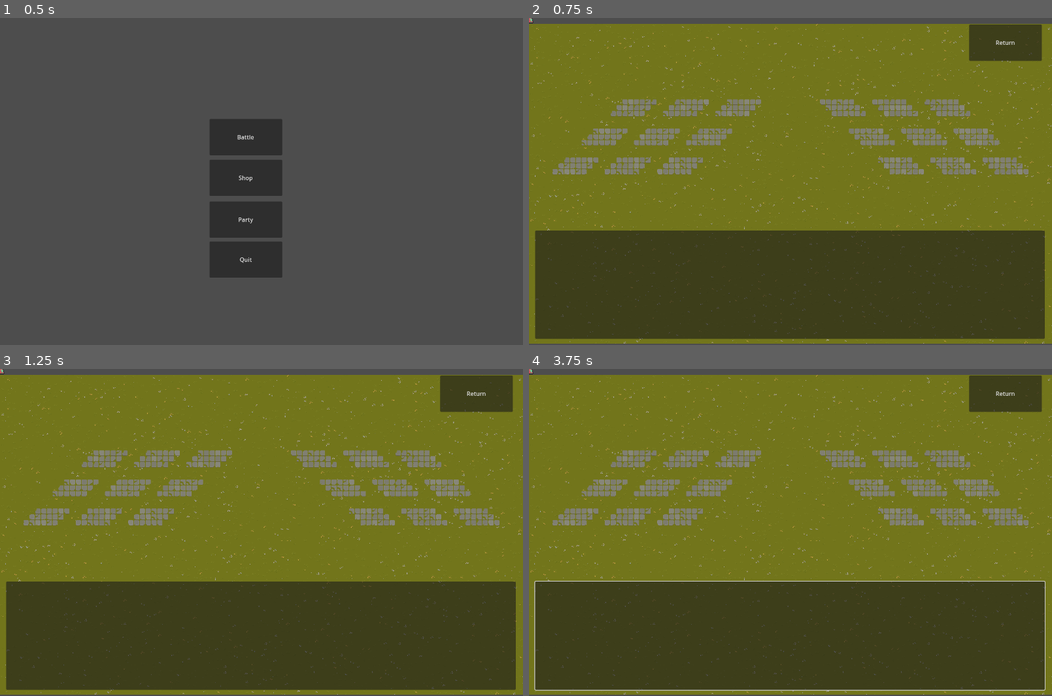
Above: before the commit, frames 1-4 (two rows, left to right).
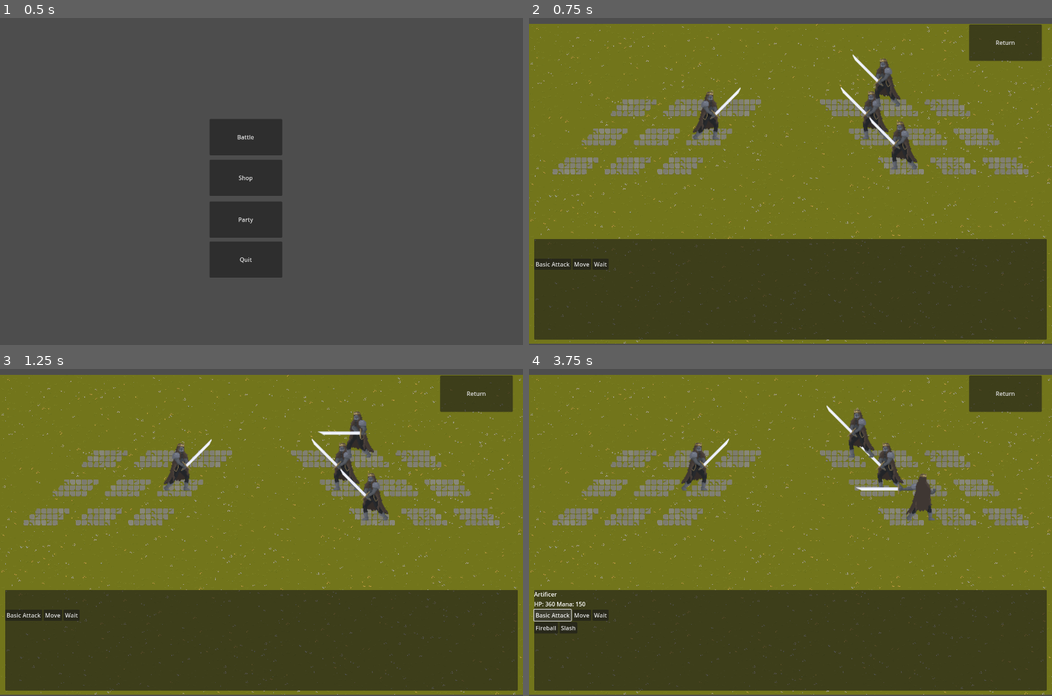
Above: after the commit, the same moments.

Repository: Pandaman1441/TB
Game: Godot game, scene res://main.tscn
Same seed, same stepped clock (60 frames per second), same inputs: the game is played once before the commit and once after it.
Inputs (mouse positions are in pixels of both pictures, inside the frame that each line leads up to):
- Up to frame 1 (0.5 s): no input
- Up to frame 2 (0.75 s): click "Battle" at 0.5 s
- Up to frame 3 (1.25 s): no input
- Up to frame 4 (3.75 s): click (555, 614) at 1.25 s, where only the run after the commit has a clickable "Basic Attack"; click (581, 614) at 2 s, where only the run after the commit has a clickable "Move"; click (602, 614) at 2.75 s, where only the run after the commit has a clickable "Wait"; click (555, 614) at 3.5 s, where only the run after the commit has a clickable "Basic Attack"

Frame 1 is identical in both runs. In frame 2, 4.8% of the frame differs, in the area x 0-99%, y 0-99%; in frame 3, 4.8%; in frame 4, 5.5%.

Commit message:
new placeholder for entities, basic hud. battle auto starts

Diff:
--- a/Classes/Actors/Allies/artificer.tscn
+++ b/Classes/Actors/Allies/artificer.tscn
@@ -1,11 +1,22 @@
-[gd_scene load_steps=4 format=3 uid="uid://d05a82gggsiat"]
+[gd_scene load_steps=8 format=3 uid="uid://d05a82gggsiat"]
 
 [ext_resource type="PackedScene" uid="uid://df5ipulimlhxb" path="res://Classes/Base Files/archetype.tscn" id="1_umfvf"]
 [ext_resource type="Script" uid="uid://dfbsh8stsaxyw" path="res://Classes/Archetypes/Allies/artificer.gd" id="2_q7h26"]
 [ext_resource type="Resource" uid="uid://ddx3ggd6yf223" path="res://Classes/Stats/Allies/artificer.tres" id="3_81i6s"]
+[ext_resource type="Script" uid="uid://cfha302j5xcmi" path="res://Classes/Skills/skill.gd" id="4_gejp6"]
+[ext_resource type="Texture2D" uid="uid://3dcqiuenp5c6" path="res://Assets/class_icons/R.png" id="4_wpslw"]
+[ext_resource type="Resource" uid="uid://cccigo8h1l118" path="res://Classes/Skills/fireball.tres" id="5_16rjp"]
+[ext_resource type="Resource" uid="uid://cnqjjt7s3wlv" path="res://Classes/Skills/slash.tres" id="6_b6aox"]
 
 [node name="artificer" instance=ExtResource("1_umfvf")]
 script = ExtResource("2_q7h26")
 stats = ExtResource("3_81i6s")
-skills_defs = null
-inititive = null
+skills_defs = Array[ExtResource("4_gejp6")]([ExtResource("5_16rjp"), ExtResource("6_b6aox")])
+party_member = true
+
+[node name="AnimatedSprite2D" parent="." index="0"]
+frame_progress = 0.0
+
+[node name="Sprite2D" parent="." index="1"]
+texture = ExtResource("4_wpslw")
+flip_h = true
--- a/Classes/Actors/Allies/assassin.tscn
+++ b/Classes/Actors/Allies/assassin.tscn
@@ -7,3 +7,7 @@
 [node name="assassin" instance=ExtResource("1_l305p")]
 script = ExtResource("2_vo1hu")
 stats = ExtResource("3_8h5iy")
+party_member = true
+
+[node name="AnimatedSprite2D" parent="." index="0"]
+frame_progress = 0.0
--- a/Classes/Actors/Allies/mercenary.tscn
+++ b/Classes/Actors/Allies/mercenary.tscn
@@ -1,9 +1,10 @@
 [gd_scene load_steps=4 format=3 uid="uid://qxqqnatwlack"]
 
-[ext_resource type="PackedScene" uid="uid://us1v05t3l5yn" path="res://Classes/Assets/archetype.tscn" id="1_bpkpw"]
+[ext_resource type="PackedScene" uid="uid://df5ipulimlhxb" path="res://Classes/Base Files/archetype.tscn" id="1_bpkpw"]
 [ext_resource type="Script" uid="uid://bkxandhne31j4" path="res://Classes/Archetypes/Allies/mercenary.gd" id="2_t5w8v"]
-[ext_resource type="Resource" uid="uid://dw40mgry3an3t" path="res://Classes/Base Stats/Allies/mercenary.tres" id="3_4x7ve"]
+[ext_resource type="Resource" uid="uid://dw40mgry3an3t" path="res://Classes/Stats/Allies/mercenary.tres" id="3_4x7ve"]
 
 [node name="mercenary" instance=ExtResource("1_bpkpw")]
 script = ExtResource("2_t5w8v")
 stats = ExtResource("3_4x7ve")
+party_member = true
--- a/Classes/Actors/Enemies/goblin.tscn
+++ b/Classes/Actors/Enemies/goblin.tscn
@@ -118,5 +118,9 @@
 script = SubResource("GDScript_7o8xw")
 stats = SubResource("Resource_jxa6p")
 
-[node name="Sprite2D" parent="." index="0"]
+[node name="AnimatedSprite2D" parent="." index="0"]
+frame_progress = 0.0
+
+[node name="Sprite2D" parent="." index="1"]
 texture = ExtResource("5_pw6xj")
+flip_h = true
--- a/Classes/Base Files/archetype.gd
+++ b/Classes/Base Files/archetype.gd
@@ -11,6 +11,8 @@
 @export var skills_defs: Array[Skill] = []
 @export var party_member: bool = false
 @export var inititive: int = 0
+@onready var animations: AnimatedSprite2D = $AnimatedSprite2D
+@export var c_name: String = ''
 
 
 var hp: int
@@ -27,18 +29,21 @@
 func initialize() -> void:
 	hp = stats.hp.current
 	ap = 0
+	animations.play('idle')
+	if not party_member:
+		animations.flip_h = true
 	for def in skills_defs:
 		skill_states.append(Skill_Instance.new(def))
 
 func is_alive() -> bool:
 	return hp > 0
 
-func play_turn(target: Array[Archetype], action) -> void:
+func play_turn(target: Array[Archetype], action):
 	emit_signal('turn_started', self)
 	ap = 2
 	basic_attack(target[0])
 	#action.execute(self, target)
-	await get_tree().create_timer(1.0); 'timeout'
+	await get_tree().create_timer(1.0).timeout
 
 func end_turn() -> void:
 	ap = 0
@@ -55,7 +60,7 @@
 	if hp <= 0:
 		emit_signal('died', self)
 
-func get_required_xp(level):
+func get_required_xp(next_level: int):
 	var value = 5 # do math here
 	return value
 
@@ -78,7 +83,11 @@
 func basic_attack(target: Archetype):
 	var pct = Calc_Hc.hit_chance(self, target)
 	if Calc_Hc.roll_hit(pct):
+		animations.position = Vector2(40,0)
+		animations.play('attack')
+		await animations.animation_finished
 		target.apply_damage(stats.pp.current)
+	animations.play('idle')
 
 func move():
 	pass
--- a/Classes/Base Files/archetype.tscn
+++ b/Classes/Base Files/archetype.tscn
@@ -1,18 +1,216 @@
-[gd_scene load_steps=4 format=3 uid="uid://df5ipulimlhxb"]
+[gd_scene load_steps=33 format=3 uid="uid://df5ipulimlhxb"]
 
 [ext_resource type="Script" uid="uid://dicgxs8ljdyxh" path="res://Classes/Base Files/archetype.gd" id="1_nylwg"]
 [ext_resource type="Script" uid="uid://cpvnvjmumhe8t" path="res://Classes/Stats/starting_stats.gd" id="2_762hp"]
+[ext_resource type="Texture2D" uid="uid://bsxkli7khahic" path="res://Assets/item_icons/placeholder.png" id="3_op5mf"]
+[ext_resource type="Texture2D" uid="uid://cs8gi0wc0acem" path="res://Assets/class_icons/knight/hooded knight attack.png" id="4_8iq68"]
+[ext_resource type="Texture2D" uid="uid://vdeef1uv2i1" path="res://Assets/class_icons/knight/hooded knight idle.png" id="4_g4qwq"]
 
 [sub_resource type="Resource" id="Resource_op5mf"]
 script = ExtResource("2_762hp")
 class_type = "Class type"
 metadata/_custom_type_script = "uid://cpvnvjmumhe8t"
 
+[sub_resource type="AtlasTexture" id="AtlasTexture_nqt6p"]
+atlas = ExtResource("4_8iq68")
+region = Rect2(0, 0, 180, 100)
+
+[sub_resource type="AtlasTexture" id="AtlasTexture_gmblx"]
+atlas = ExtResource("4_8iq68")
+region = Rect2(180, 0, 180, 100)
+
+[sub_resource type="AtlasTexture" id="AtlasTexture_l6l4u"]
+atlas = ExtResource("4_8iq68")
+region = Rect2(360, 0, 180, 100)
+
+[sub_resource type="AtlasTexture" id="AtlasTexture_k13q0"]
+atlas = ExtResource("4_8iq68")
+region = Rect2(540, 0, 180, 100)
+
+[sub_resource type="AtlasTexture" id="AtlasTexture_7tal7"]
+atlas = ExtResource("4_8iq68")
+region = Rect2(720, 0, 180, 100)
+
+[sub_resource type="AtlasTexture" id="AtlasTexture_dyfhk"]
+atlas = ExtResource("4_8iq68")
+region = Rect2(900, 0, 180, 100)
+
+[sub_resource type="AtlasTexture" id="AtlasTexture_xcxa6"]
+atlas = ExtResource("4_8iq68")
+region = Rect2(1080, 0, 180, 100)
+
+[sub_resource type="AtlasTexture" id="AtlasTexture_bmgk1"]
+atlas = ExtResource("4_8iq68")
+region = Rect2(1260, 0, 180, 100)
+
+[sub_resource type="AtlasTexture" id="AtlasTexture_y6kxh"]
+atlas = ExtResource("4_8iq68")
+region = Rect2(1440, 0, 180, 100)
+
+[sub_resource type="AtlasTexture" id="AtlasTexture_yt3s5"]
+atlas = ExtResource("4_8iq68")
+region = Rect2(1620, 0, 180, 100)
+
+[sub_resource type="AtlasTexture" id="AtlasTexture_pxe33"]
+atlas = ExtResource("4_8iq68")
+region = Rect2(1800, 0, 180, 100)
+
+[sub_resource type="AtlasTexture" id="AtlasTexture_mhqty"]
+atlas = ExtResource("4_8iq68")
+region = Rect2(1980, 0, 180, 100)
+
+[sub_resource type="AtlasTexture" id="AtlasTexture_gcr77"]
+atlas = ExtResource("4_8iq68")
+region = Rect2(2160, 0, 180, 100)
+
+[sub_resource type="AtlasTexture" id="AtlasTexture_gskc5"]
+atlas = ExtResource("4_8iq68")
+region = Rect2(2340, 0, 180, 100)
+
+[sub_resource type="AtlasTexture" id="AtlasTexture_o8sqt"]
+atlas = ExtResource("4_8iq68")
+region = Rect2(2520, 0, 180, 100)
+
+[sub_resource type="AtlasTexture" id="AtlasTexture_k8rd0"]
+atlas = ExtResource("4_8iq68")
+region = Rect2(2700, 0, 180, 100)
+
+[sub_resource type="AtlasTexture" id="AtlasTexture_of33t"]
+atlas = ExtResource("4_8iq68")
+region = Rect2(2880, 0, 180, 100)
+
+[sub_resource type="AtlasTexture" id="AtlasTexture_8iq68"]
+atlas = ExtResource("4_g4qwq")
+region = Rect2(0, 0, 100, 100)
+
+[sub_resource type="AtlasTexture" id="AtlasTexture_cbyyq"]
+atlas = ExtResource("4_g4qwq")
+region = Rect2(100, 0, 100, 100)
+
+[sub_resource type="AtlasTexture" id="AtlasTexture_c385b"]
+atlas = ExtResource("4_g4qwq")
+region = Rect2(200, 0, 100, 100)
+
+[sub_resource type="AtlasTexture" id="AtlasTexture_4675a"]
+atlas = ExtResource("4_g4qwq")
+region = Rect2(300, 0, 100, 100)
+
+[sub_resource type="AtlasTexture" id="AtlasTexture_kk3ad"]
+atlas = ExtResource("4_g4qwq")
+region = Rect2(400, 0, 100, 100)
+
+[sub_resource type="AtlasTexture" id="AtlasTexture_yevgx"]
+atlas = ExtResource("4_g4qwq")
+region = Rect2(500, 0, 100, 100)
+
+[sub_resource type="AtlasTexture" id="AtlasTexture_p5cfq"]
+atlas = ExtResource("4_g4qwq")
+region = Rect2(600, 0, 100, 100)
+
+[sub_resource type="AtlasTexture" id="AtlasTexture_6rcv6"]
+atlas = ExtResource("4_g4qwq")
+region = Rect2(700, 0, 100, 100)
+
+[sub_resource type="SpriteFrames" id="SpriteFrames_nqt6p"]
+animations = [{
+"frames": [{
+"duration": 1.0,
+"texture": SubResource("AtlasTexture_nqt6p")
+}, {
+"duration": 1.0,
+"texture": SubResource("AtlasTexture_gmblx")
+}, {
+"duration": 1.0,
+"texture": SubResource("AtlasTexture_l6l4u")
+}, {
+"duration": 1.0,
+"texture": SubResource("AtlasTexture_k13q0")
+}, {
+"duration": 1.0,
+"texture": SubResource("AtlasTexture_7tal7")
+}, {
+"duration": 1.0,
+"texture": SubResource("AtlasTexture_dyfhk")
+}, {
+"duration": 1.0,
+"texture": SubResource("AtlasTexture_xcxa6")
+}, {
+"duration": 1.0,
+"texture": SubResource("AtlasTexture_bmgk1")
+}, {
+"duration": 1.0,
+"texture": SubResource("AtlasTexture_y6kxh")
+}, {
+"duration": 1.0,
+"texture": SubResource("AtlasTexture_yt3s5")
+}, {
+"duration": 1.0,
+"texture": SubResource("AtlasTexture_pxe33")
+}, {
+"duration": 1.0,
+"texture": SubResource("AtlasTexture_mhqty")
+}, {
+"duration": 1.0,
+"texture": SubResource("AtlasTexture_gcr77")
+}, {
+"duration": 1.0,
+"texture": SubResource("AtlasTexture_gskc5")
+}, {
+"duration": 1.0,
+"texture": SubResource("AtlasTexture_o8sqt")
+}, {
+"duration": 1.0,
+"texture": SubResource("AtlasTexture_k8rd0")
+}, {
+"duration": 1.0,
+"texture": SubResource("AtlasTexture_of33t")
+}],
+"loop": false,
+"name": &"attack",
+"speed": 10.0
+}, {
+"frames": [{
+"duration": 1.0,
+"texture": SubResource("AtlasTexture_8iq68")
+}, {
+"duration": 1.0,
+"texture": SubResource("AtlasTexture_cbyyq")
+}, {
+"duration": 1.0,
+"texture": SubResource("AtlasTexture_c385b")
+}, {
+"duration": 1.0,
+"texture": SubResource("AtlasTexture_4675a")
+}, {
+"duration": 1.0,
+"texture": SubResource("AtlasTexture_kk3ad")
+}, {
+"duration": 1.0,
+"texture": SubResource("AtlasTexture_yevgx")
+}, {
+"duration": 1.0,
+"texture": SubResource("AtlasTexture_p5cfq")
+}, {
+"duration": 1.0,
+"texture": SubResource("AtlasTexture_6rcv6")
+}],
+"loop": true,
+"name": &"idle",
+"speed": 6.0
+}]
+
 [node name="Archetype" type="Node2D"]
 script = ExtResource("1_nylwg")
 stats = SubResource("Resource_op5mf")
 
+[node name="AnimatedSprite2D" type="AnimatedSprite2D" parent="."]
+scale = Vector2(1.75, 1.75)
+sprite_frames = SubResource("SpriteFrames_nqt6p")
+animation = &"attack"
+
 [node name="Sprite2D" type="Sprite2D" parent="."]
+visible = false
+texture = ExtResource("3_op5mf")
 
 [node name="Control" type="Control" parent="."]
 layout_mode = 3
--- a/Classes/Skills/skill_instance.gd
+++ b/Classes/Skills/skill_instance.gd
@@ -12,6 +12,6 @@
 	return user.stats.resource.current >= def.mana_cost and current_cooldown == 0
 
 func use(user: Archetype, target: Archetype):
-	user.stats.resource.current - def.mana_cost
+	user.stats.resource.current -= def.mana_cost
 	def.effect.execute(user,target)
 	current_cooldown = def.cooldown
--- a/Classes/Stats/Allies/mercenary.tres
+++ b/Classes/Stats/Allies/mercenary.tres
@@ -1,8 +1,8 @@
 [gd_resource type="Resource" script_class="StartingStats" load_steps=15 format=3 uid="uid://dw40mgry3an3t"]
 
-[ext_resource type="Script" uid="uid://blkdsvov2qb3j" path="res://Classes/Assets/stat.gd" id="1_hjeap"]
-[ext_resource type="Script" uid="uid://cfsam6xb235qy" path="res://Classes/Assets/statF.gd" id="2_nr6v2"]
-[ext_resource type="Script" uid="uid://cpvnvjmumhe8t" path="res://Classes/Base Stats/starting_stats.gd" id="3_yy537"]
+[ext_resource type="Script" uid="uid://blkdsvov2qb3j" path="res://Classes/Base Files/stat.gd" id="1_hjeap"]
+[ext_resource type="Script" uid="uid://cfsam6xb235qy" path="res://Classes/Base Files/statF.gd" id="2_nr6v2"]
+[ext_resource type="Script" uid="uid://cpvnvjmumhe8t" path="res://Classes/Stats/starting_stats.gd" id="3_yy537"]
 
 [sub_resource type="Resource" id="Resource_4e1o1"]
 script = ExtResource("1_hjeap")
--- a/Combat/Actions/deal_damage.gd
+++ b/Combat/Actions/deal_damage.gd
@@ -4,7 +4,7 @@
 class_name Deal_Damage
 
 @export var base_damage : int
-@export var range: int
+@export var target_range: int
 @export var radius: int
 @export var target_type: String
 @export var position: Vector2
@@ -20,7 +20,7 @@
 	pass
 
 func get_preview(user: Archetype, target: Archetype):
-	var out
+	var out: Dictionary
 	if uses_hit_check:
 		out['hit_chance'] = Calc_Hc.hit_chance(user,target)
 	return out
--- a/Combat/turn_queue.gd
+++ b/Combat/turn_queue.gd
@@ -9,7 +9,6 @@
 func initialize() -> void:
 	battlers.clear()
 	get_battlers()
-
 	for battler in battlers:
 		battler.initialize()
 		battler.roll_inititive()
@@ -17,12 +16,17 @@
 	idx = 0
 	active_character = battlers[idx]
 
+	# print turn order
+	#for battler in  battlers:
+		#var text = '{0}: {1}'.format([battler.c_name, battler.inititive])
+		#print(text)
+
 func sort_order(a : Archetype, b : Archetype) -> bool:
 	# compare two character's inititive rolls
 	return a.inititive > b.inititive
 
 func play_turn(target : Array[Archetype], action: String):
-	await active_character.play_turn(target,action); 'completed'
+	await active_character.play_turn(target,action)
 	idx = (idx + 1) % battlers.size()
 	active_character = battlers[idx]
 
--- a/Screens/battle.tscn
+++ b/Screens/battle.tscn
@@ -3,7 +3,7 @@
 [ext_resource type="Script" uid="uid://djne75hraxpj1" path="res://Screens/scripts/battle.gd" id="1_w7k78"]
 [ext_resource type="Script" uid="uid://bmbcbxtaedqss" path="res://Combat/turn_queue.gd" id="3_dphil"]
 [ext_resource type="PackedScene" uid="uid://dx02jry4qf6y7" path="res://Classes/Actors/Enemies/goblin.tscn" id="4_4myx4"]
-[ext_resource type="Script" uid="uid://cfha302j5xcmi" path="res://Classes/Skills/skill.gd" id="5_djahj"]
+[ext_resource type="Script" uid="uid://dpd4exhhwbup3" path="res://Screens/battle_hud.gd" id="5_4myx4"]
 [ext_resource type="PackedScene" uid="uid://d05a82gggsiat" path="res://Classes/Actors/Allies/artificer.tscn" id="5_lvpb0"]
 [ext_resource type="TileSet" uid="uid://cmg8247ji70n1" path="res://Assets/Texture/Extra/battle.tres" id="6_4myx4"]
 
@@ -25,37 +25,89 @@
 text = "Return"
 
 [node name="TurnQueue" type="Node2D" parent="."]
+position = Vector2(4, 3)
 script = ExtResource("3_dphil")
 metadata/_custom_type_script = "uid://bmbcbxtaedqss"
 
 [node name="goblin" parent="TurnQueue" instance=ExtResource("4_4myx4")]
+position = Vector2(921, 259)
+c_name = "goblin1"
 
 [node name="goblin2" parent="TurnQueue" instance=ExtResource("4_4myx4")]
+position = Vector2(842, 169)
+c_name = "goblin2"
 
 [node name="artificer" parent="TurnQueue" instance=ExtResource("5_lvpb0")]
-skills_defs = Array[ExtResource("5_djahj")]([])
-inititive = 0
+position = Vector2(512, 260)
+c_name = "Artificer"
+
+[node name="goblin3" parent="TurnQueue" instance=ExtResource("4_4myx4")]
+position = Vector2(1000, 342)
+c_name = "goblin3"
 
 [node name="CanvasLayer" type="CanvasLayer" parent="."]
 
-[node name="ItemList" type="ItemList" parent="CanvasLayer"]
-offset_left = 17.0
-offset_top = 585.0
-offset_right = 1420.0
-offset_bottom = 883.0
+[node name="BattleHUD" type="Control" parent="CanvasLayer"]
+layout_mode = 3
+anchors_preset = 0
+offset_right = 40.0
+offset_bottom = 40.0
+script = ExtResource("5_4myx4")
+
+[node name="Panel" type="Panel" parent="CanvasLayer/BattleHUD"]
+layout_mode = 0
+offset_left = 14.0
+offset_top = 608.0
+offset_right = 1426.0
+offset_bottom = 885.0
+
+[node name="Info" type="VBoxContainer" parent="CanvasLayer/BattleHUD/Panel"]
+layout_mode = 0
+offset_right = 40.0
+offset_bottom = 40.0
+
+[node name="CharName" type="Label" parent="CanvasLayer/BattleHUD/Panel/Info"]
+layout_mode = 2
+
+[node name="Resources" type="HBoxContainer" parent="CanvasLayer/BattleHUD/Panel/Info"]
+layout_mode = 2
+
+[node name="HP" type="Label" parent="CanvasLayer/BattleHUD/Panel/Info/Resources"]
+layout_mode = 2
+
+[node name="Mana" type="Label" parent="CanvasLayer/BattleHUD/Panel/Info/Resources"]
+layout_mode = 2
+
+[node name="BasicActions" type="HBoxContainer" parent="CanvasLayer/BattleHUD/Panel/Info"]
+layout_mode = 2
+
+[node name="BasicAttack" type="Button" parent="CanvasLayer/BattleHUD/Panel/Info/BasicActions"]
+layout_mode = 2
+text = "Basic Attack"
+
+[node name="Move" type="Button" parent="CanvasLayer/BattleHUD/Panel/Info/BasicActions"]
+layout_mode = 2
+text = "Move"
+
+[node name="Wait" type="Button" parent="CanvasLayer/BattleHUD/Panel/Info/BasicActions"]
+layout_mode = 2
+text = "Wait"
+
+[node name="Skills" type="HBoxContainer" parent="CanvasLayer/BattleHUD/Panel/Info"]
+layout_mode = 2
 
 [node name="Layer0" type="TileMapLayer" parent="."]
-z_index = -1
+z_index = -10
 use_parent_material = true
 tile_map_data = PackedByteArray("AAADAAYAAAAFAAYAAAAEAAYAAAAGAAYAAAAEAAcAAAAAAAcAAAAFAAcAAAANAAUAAAAFAAgAAAALAAMAAAAFAA …(79120 unchanged characters)…
 tile_set = ExtResource("6_4myx4")
 rendering_quadrant_size = 32
-
-[node name="Marker2D" type="Marker2D" parent="Layer0"]
-position = Vector2(41, 44)
+metadata/_edit_lock_ = true
 
 [node name="TileMapLayer" type="TileMapLayer" parent="."]
+z_index = -5
 tile_map_data = PackedByteArray("AAAHABoAAAACAAoAAAAIABkAAAABAA0AAAAIABoAAAADAAsAAAAJABgAAAAAAAoAAAAJABkAAAABAAkAAAAJAB …(5104 unchanged characters)…
 tile_set = ExtResource("6_4myx4")
+metadata/_edit_lock_ = true
 
 [connection signal="pressed" from="Return" to="." method="_on_return_pressed"]
--- /dev/null
+++ b/Screens/battle_hud.gd
@@ -0,0 +1,59 @@
+extends Control
+
+
+class_name BattleHUD
+
+signal select_basic_attack
+signal select_move
+signal select_wait
+signal select_skill(idx: int)
+
+@onready var name_label : Label = $Panel/Info/CharName
+@onready var hp_label : Label = $Panel/Info/Resources/HP
+@onready var mana_label : Label = $Panel/Info/Resources/Mana
+@onready var attack_btn : Button = $Panel/Info/BasicActions/BasicAttack
+@onready var move_btn : Button = $Panel/Info/BasicActions/Move
+@onready var wait_btn : Button = $Panel/Info/BasicActions/Wait
+@onready var skills_box : HBoxContainer = $Panel/Info/Skills
+
+var active : Archetype = null
+
+func _ready() -> void:
+	attack_btn.pressed.connect(func(): emit_signal('select_basic_attack'))
+	move_btn.pressed.connect(func(): emit_signal('select_move'))
+	wait_btn.pressed.connect(func(): emit_signal('select_wait'))
+
+func bind_char(c : Archetype) -> void:
+	active = c
+	_refresh()
+
+func clear_unit():
+	active = null
+	_clear_skills()
+	name_label.text = ''
+	mana_label.text = ''
+	hp_label.text = ''
+
+func _refresh():
+	if active == null:
+		return
+	name_label.text = active.c_name
+	hp_label.text = "HP: %d" % active.stats.hp.current
+	mana_label.text = "Mana: %d" % active.stats.resource.current
+
+	_clear_skills()
+	if 'skills_defs' in active and active.skills_defs:
+		for i in active.skills_defs.size():
+			var s: Skill = active.skills_defs[i]
+			var b := Button.new()
+			b.text = s.skill_name
+			b.tooltip_text = s.skill_description
+			b.pressed.connect(func(idx:=i): emit_signal('select_skill', idx))
+			skills_box.add_child(b)
+
+func _clear_skills():
+	for c in skills_box.get_children():
+		c.queue_free()
+
+func _set_enabled(enabled: bool):
+	pass
--- a/Screens/scripts/battle.gd
+++ b/Screens/scripts/battle.gd
@@ -6,14 +6,17 @@
 signal gameover
 
 @onready var turn_queue = $TurnQueue
+@onready var hud = $CanvasLayer/BattleHUD
 
 var active : bool
 var active_battler : Archetype
+var battlers : Array[Archetype]
 
 # Called when the node enters the scene tree for the first time.
 func _ready() -> void:
 	turn_queue.initialize()
-	var battlers : Array[Archetype] = turn_queue.battlers
+	battlers = turn_queue.battlers
+	battle_start()
 
 
 func battle_start():
@@ -49,6 +52,7 @@
 			if t.is_alive():
 				targets.append(t)
 	else:
+		await start_player_turn()
 		for t in opponents:
 			if t.is_alive():
 				targets.append(t)
@@ -56,6 +60,7 @@
 	if not targets.is_empty():
 		await turn_queue.play_turn(targets, 'basic attack')
 	if active:
+		end_player_turn()
 		play_turn()
 
 func get_active_battler():
@@ -67,6 +72,16 @@
 	else:
 		return turn_queue.get_party()
 
+func start_player_turn() -> void:
+	hud.bind_char(active_battler)
+	#hud.choose_basic_attack.connect(, ConnectFlags.CONNECT_ONE_SHOT)
+	#hud.choose_move.connect(_on_hud_move, ConnectFlags.CONNECT_ONE_SHOT)
+	#hud.choose_wait.connect(_on_hud_wait, ConnectFlags.CONNECT_ONE_SHOT)
+	#hud.choose_skill.connect(_on_hud_skill.bind(active_battler), ConnectFlags.CONNECT_ONE_SHOT)
+
+func end_player_turn():
+	hud.clear_unit()
+
 # Called every frame. 'delta' is the elapsed time since the previous frame.
 #func _process(delta: float) -> void:
 	#pass
Binary file added: Assets/class_icons/knight/hooded knight attack.png
Not shown, added: Assets/class_icons/knight/hooded knight attack.png.import
Binary file added: Assets/class_icons/knight/hooded knight idle.png
Not shown, added: Assets/class_icons/knight/hooded knight idle.png.import
Binary file added: Assets/class_icons/knight/hooded knight powerup - effects.png
Not shown, added: Assets/class_icons/knight/hooded knight powerup - effects.png.import
Binary file added: Assets/class_icons/knight/hooded knight powerup - nofx.png
Not shown, added: Assets/class_icons/knight/hooded knight powerup - nofx.png.import
Binary file added: Assets/class_icons/knight/hooded knight powerup.png
Not shown, added: Assets/class_icons/knight/hooded knight powerup.png.import
Binary file added: Assets/class_icons/knight/run-idle transition.png
Not shown, added: Assets/class_icons/knight/run-idle transition.png.import
(and 1 more such lines)
